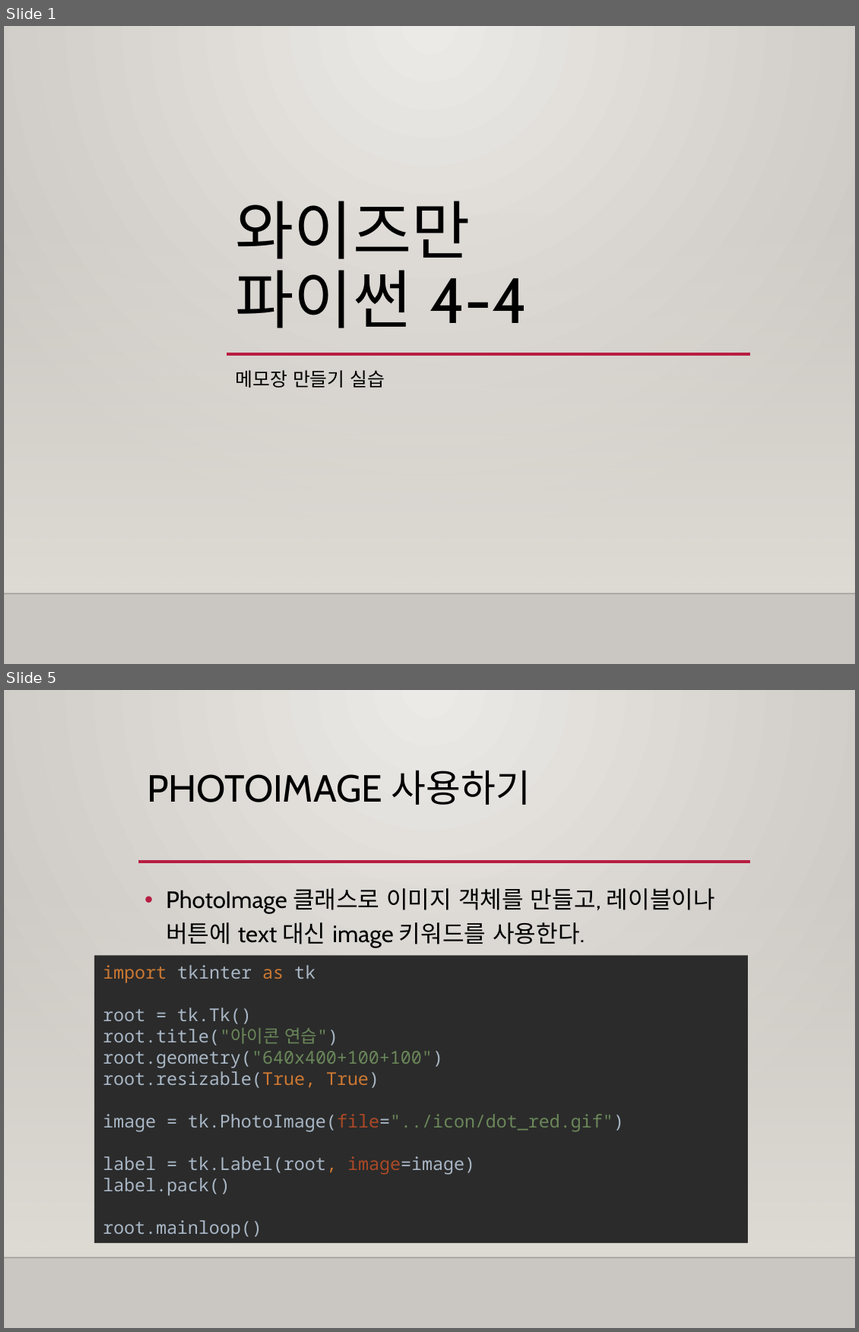
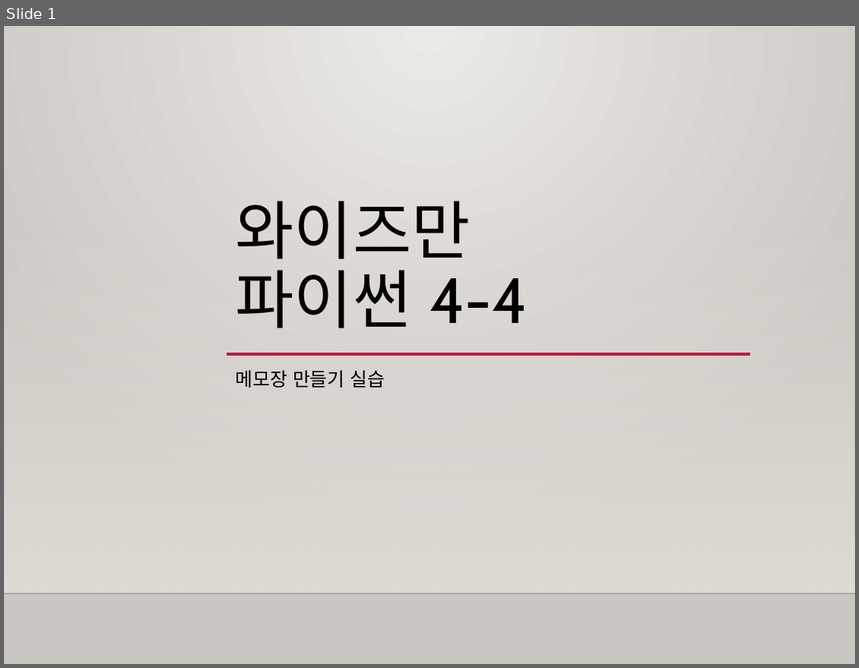
Before and after one commit to freshmea/weizman_python_class, a slide deck: textbook/파이썬4-4교시.pptx. Shown one above the other, each under a label of ours: slides 1 and 5 before the commit, slide 1 after it; the slides between them are not shown. The pictures are 859x1332 and 859x668 pixels, drawn with LibreOffice and Linux fonts; fonts in the diff are those of the drawing; background and template pictures are left out. Boxes give left, top, right and bottom in pixels: in the first picture for what was removed or moved away, otherwise in the second. Text is boxed around its words. In the diff, an @@ line names an element or a change of style, - is before the commit and + after.

```diff
--- a/textbook/파이썬4-4교시.pptx
+++ b/textbook/파이썬4-4교시.pptx
@@ slide 5 removed at [4,690,855,1328], background gradient #ECEAE7 to #CAC7C1; not listed: 2 template elements that a slide beside it also shows @@
@@ title removed at [147,771,531,805] @@
-PHOTOIMAGE 사용하기
@@ line removed from (139, 862) to (750, 862) @@
@@ text removed at [166,888,715,948] @@
-• PhotoImage 클래스로 이미지 객체를 만들고, 레이블이나 버튼에 text 대신 image 키워드를 사용한다.
@@ rectangle removed at [94,955,748,1243] @@
-import tkinter as tk
-root = tk.Tk()
-root.title("아이콘 연습")
-root.geometry("640x400+100+100")
-root.resizable(True, True)
-image = tk.PhotoImage(file="../icon/dot_red.gif")
-label = tk.Label(root, image=image)
-label.pack()
-root.mainloop()
```
Also in this commit, not shown: 2 slides changed, 3 slides added, 4 other slides removed, 7 other files.
